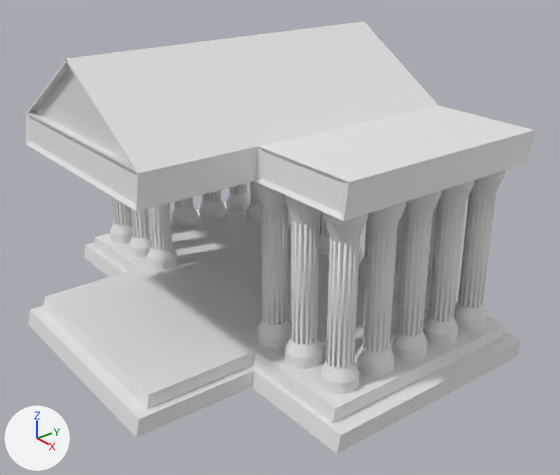
Before and after pictures for a commit that changed the Blender file Proiect/Blender/Puzzles/Greek Temple/greek_temple.blend.
Before and after are seen from a 50 mm camera at (5.14, -3.94, 3.5) aimed at (0.4, -0.24, 0.86). Arrows for +X, +Y and +Z are at lower left; the lights stay in place.
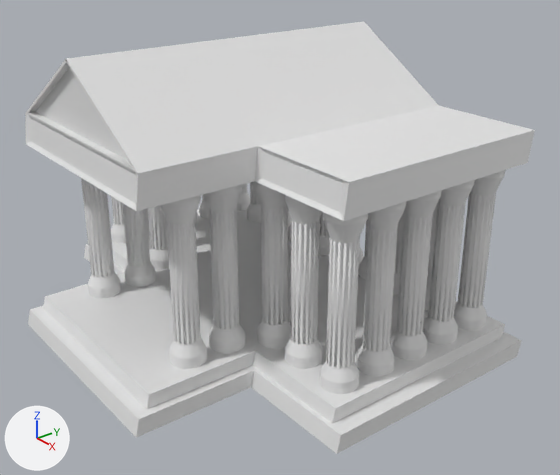
Pixel boxes (x1, y1, x2, y2) of what changed, in the pictures (560 x 475 px):
'Cylinder.003', shown: after (81, 178, 245, 369)

Edits to the bpy script that builds the scene:
```text
Change ob_cylinder_003:
    remove ob_cylinder_003.hide_set(True)
```
